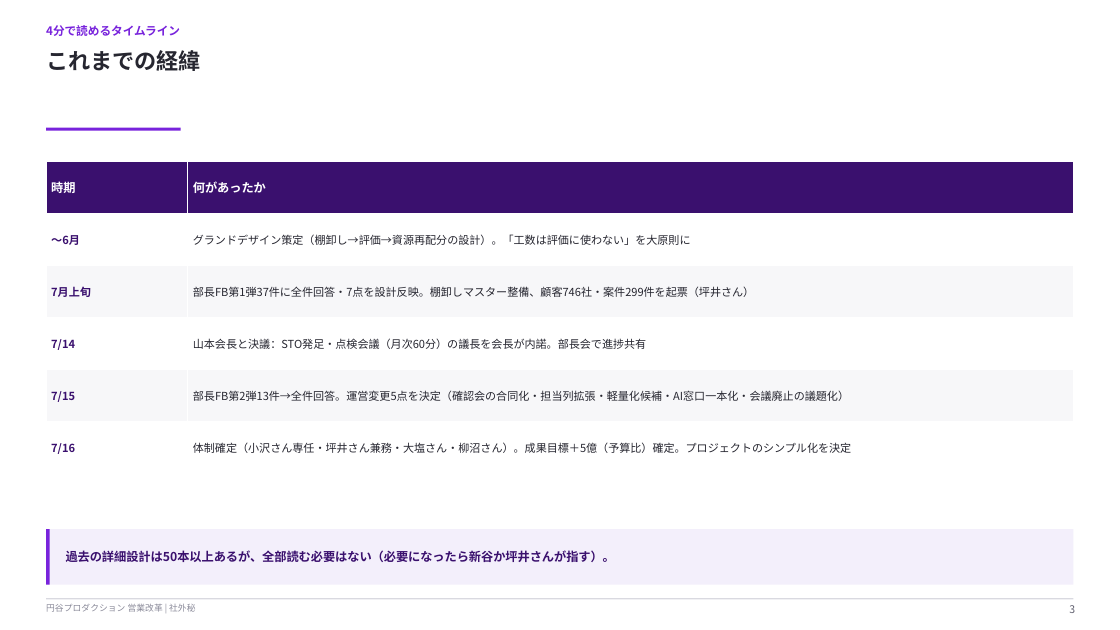
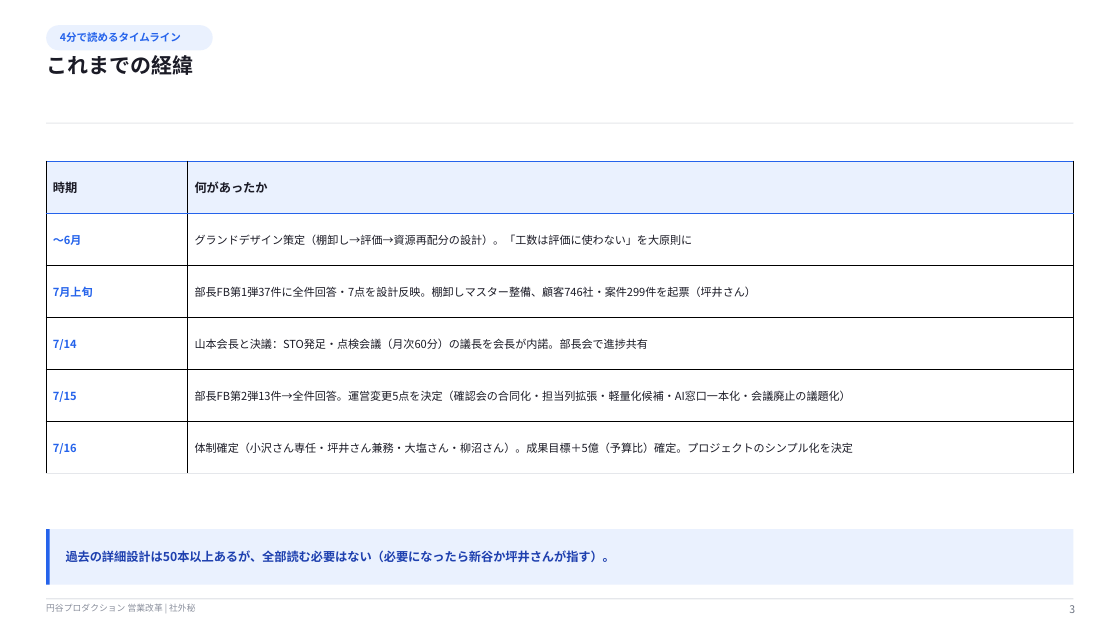
Before and after one commit to hayatoshintani-spe/kessho-lens, a slide deck: slide 3 of docs/営業改革_小沢さん着任ブリーフ.pptx. Drawn at 1120x630 pixels with LibreOffice and Linux fonts; fonts in the diff are those of the drawing. Boxes give left, top, right and bottom in pixels: in the first picture for what was removed or moved away, otherwise in the second. Text is boxed around its words. In the diff, an @@ line names an element or a change of style, - is before the commit and + after.

```diff
--- a/docs/営業改革_小沢さん着任ブリーフ.pptx
+++ b/docs/営業改革_小沢さん着任ブリーフ.pptx
@@ rounded rectangle "4分で読めるタイムライン": place and size @@
-rounded rectangle "4分で読めるタイムライン" at bbox=[46, 25, 180, 36]
+rounded rectangle "4分で読めるタイムライン" at bbox=[46, 25, 213, 50]
@@ rounded rectangle "4分で読めるタイムライン" at bbox=[46, 25, 213, 50]: size 10 to 9 pt, text colour #7823DC to #2563EB; less space between paragraphs; vertical alignment top to middle; fill none to #EAF1FE @@
@@ text "これまでの経緯" at bbox=[46, 55, 193, 75]: size 19 to 18 pt, text colour #262630 to #1B1B26 @@
@@ rectangle removed at bbox=[46, 128, 181, 131] @@
@@ rectangle added at bbox=[46, 123, 1074, 124], fill #E5E7EB @@
@@ table at bbox=[46, 161, 1074, 474] @@
@@ fill #3A106E to #EAF1FE in row 1 @@
@@ fill #F7F7F9 to #FFFFFF in 4 cells @@
@@ text colour #FFFFFF to #1B1B26 in "時期", "何があったか" @@
@@ text colour #3A106E to #2563EB in "〜6月", "7月上旬", "7/14", "7/15" and 1 more places @@
@@ text colour #262630 to #1B1B26 @@
@@ borders changed @@
@@ rectangle at bbox=[46, 529, 1074, 585]: fill #F3EFFB to #EAF1FE @@
@@ rectangle at bbox=[46, 529, 50, 585]: fill #7823DC to #2563EB @@
@@ text "過去の詳細設計は50本以上あるが、全部読む必要はない（必要になったら新谷か坪井さんが指す）。" at bbox=[66, 550, 615, 562]: text colour #3A106E to #1E40AF @@
```
Also in this commit, not shown: 9 other slides changed, 7 other files.
